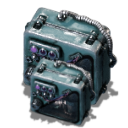
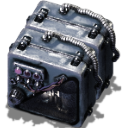
Comparing the layer stacks of the two 128x128 images. Changes:
renamed "Layer 0 copy 2" to "Curves 1", moved it above "Layer 1", painted on it, masked it over bbox(20, 7, 119, 109)
renamed "Layer 0 copy" to "Layer 1", showed it, painted on it over bbox(4, 6, 122, 128)
painted on "Layer 0" over bbox(21, 0, 122, 128)
